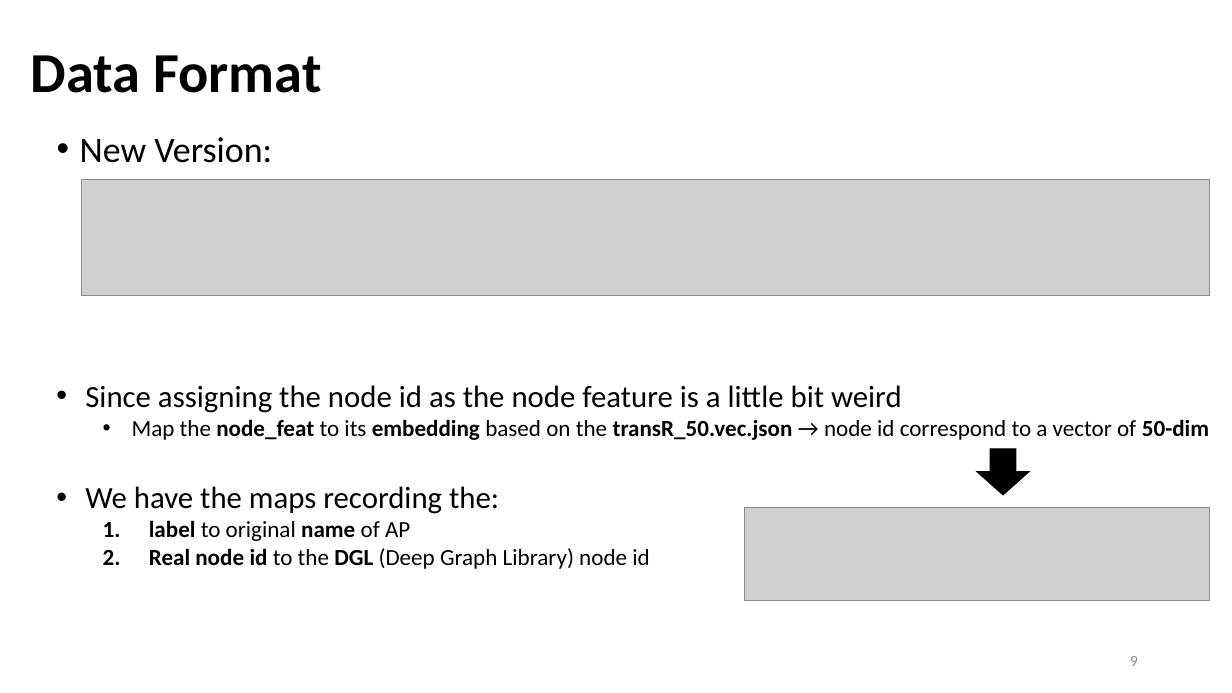
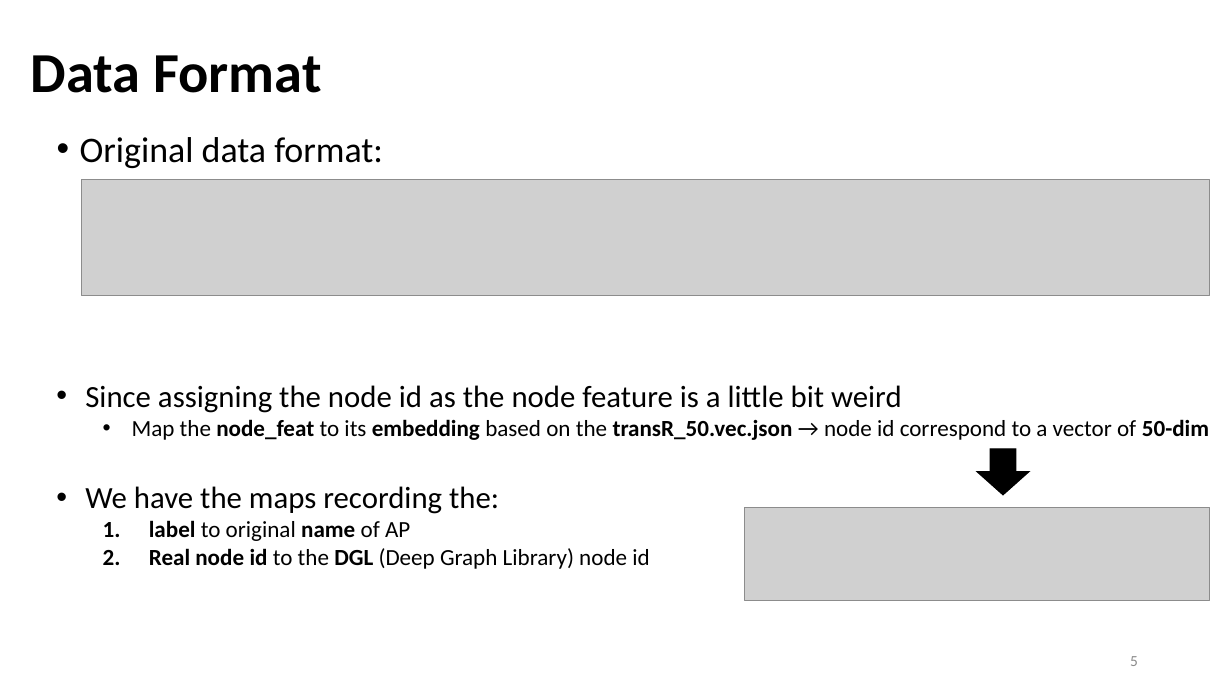
Before and after one commit to Bai1026/Intern-IIS, a slide deck: slide 5 of Meeting/Presentation_0816.pptx (slide 9 before the commit). Drawn at 1232x693 pixels with LibreOffice and Linux fonts; fonts in the diff are those of the drawing; grey boxes stand for pictures. Boxes give left, top, right and bottom in pixels: in the first picture for what was removed or moved away, otherwise in the second. Text is boxed around its words. In the diff, an @@ line names an element or a change of style, - is before the commit and + after.

```diff
--- a/Meeting/Presentation_0816.pptx
+++ b/Meeting/Presentation_0816.pptx
@@ text at (80, 137, 383, 168): text changed @@
-• New Version:
+• Original data format:
@@ page number at (1130, 656, 1138, 666): text changed @@
-9
+5
```
Also in this commit, not shown: 4 other slides changed, 8 slides added, 5 slides removed, 20 other files.
